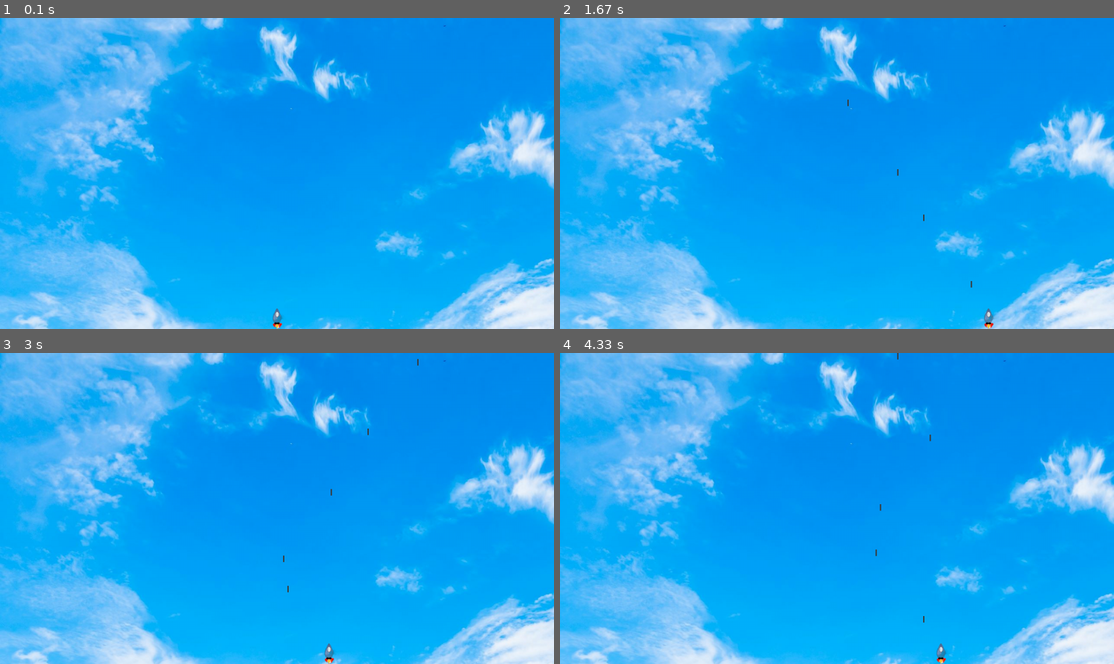
Above: before the commit, frames 1-4 (two rows, left to right).
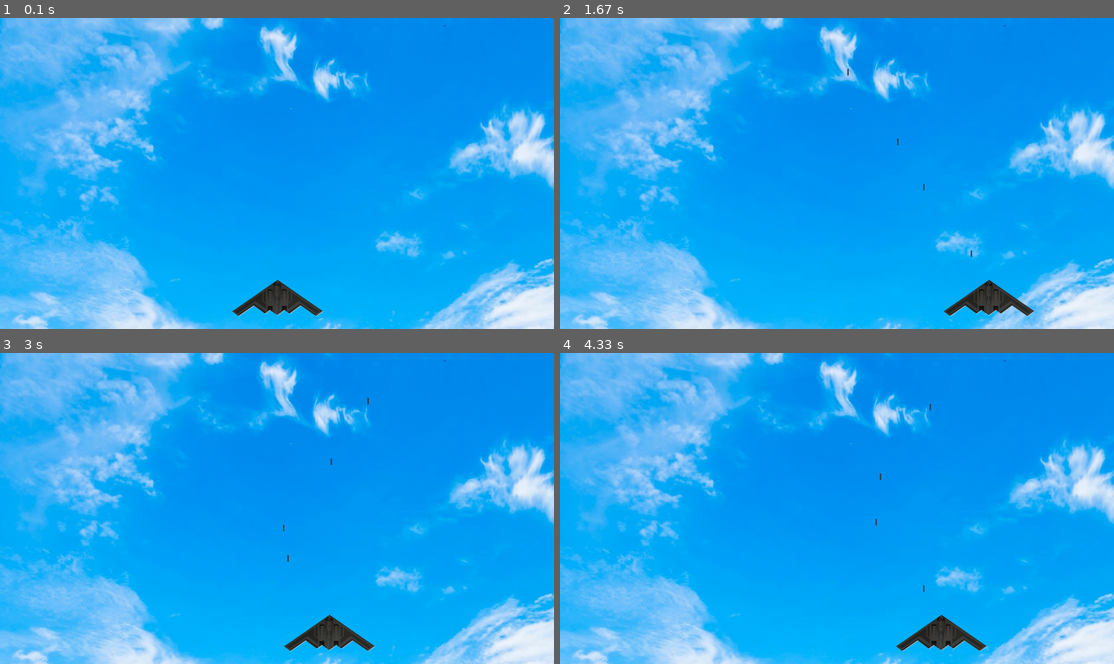
Above: after the commit, the same moments.

Repository: S0larfl4re/aliens_pygame
Game: pygame game, started from src/alien_invasion.py
The game is run twice, just before and just after one commit, with the same random seed, the same clock (stepped at 60 frames per second) and the same inputs.
Inputs:
- Up to frame 1 (0.1 s): no input
- Up to frame 2 (1.67 s): tap Space at 0.33, 0.73, 1.03, 1.23, 1.53 s; hold Right 0.67-1.13 s; hold Right 1.17-1.63 s
- Up to frame 3 (3 s): hold Left 1.67-2.2 s; tap Space at 1.73, 2.03, 2.3, 2.6, 2.73 s; hold Left 2.23-2.63 s; hold Right from 2.67 s (still down)
- Up to frame 4 (4.33 s): tap Space at 3.03, 3.4, 3.7, 3.9, 4.2 s; release Right at 3.3 s; hold Left 3.33-3.8 s; hold Right 3.83-4.3 s

The runs differ from the first frame. In frame 1, 0.9% of the frame differs, in the area x 41-59%, y 84-100%; in frame 2, 1.0%; in frame 3, 1.0%; in frame 4, 1.0%, in the area x 56-78%, y 0-100%.

Commit message:
Changed ship design

Diff:
--- a/src/ship.py
+++ b/src/ship.py
@@ -11,7 +11,7 @@
         # Load the ship's image and get it's rect.
         alpha = 0
         self.image = pygame.image.load(
-            "game_assets/space_ship/ship.png"
+            "game_assets/space_ship/stealth_bomber.png"
         ).convert_alpha()
         print(self.image)
         self.rect = self.image.get_rect()
Binary file added: game_assets/space_ship/stealth_bomber.png
